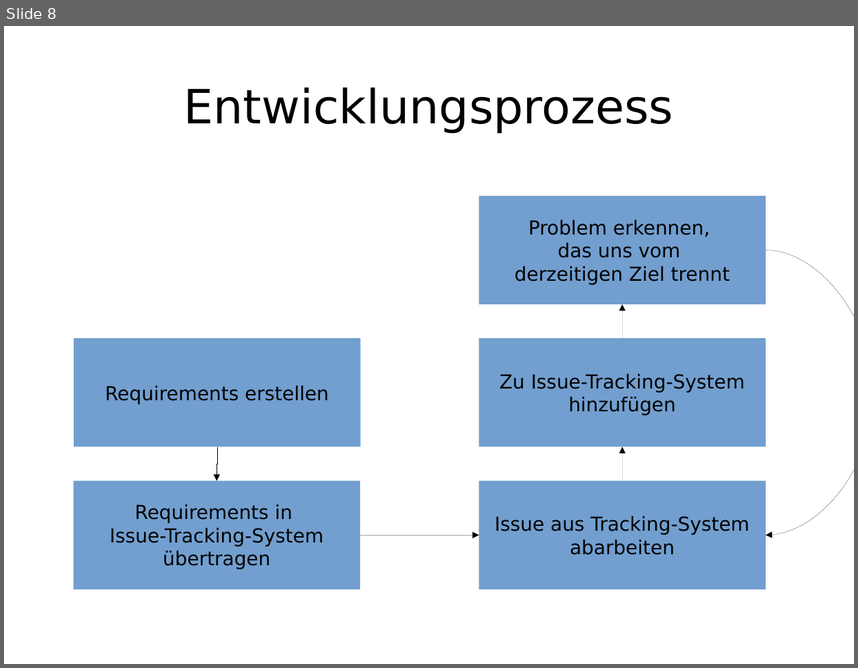
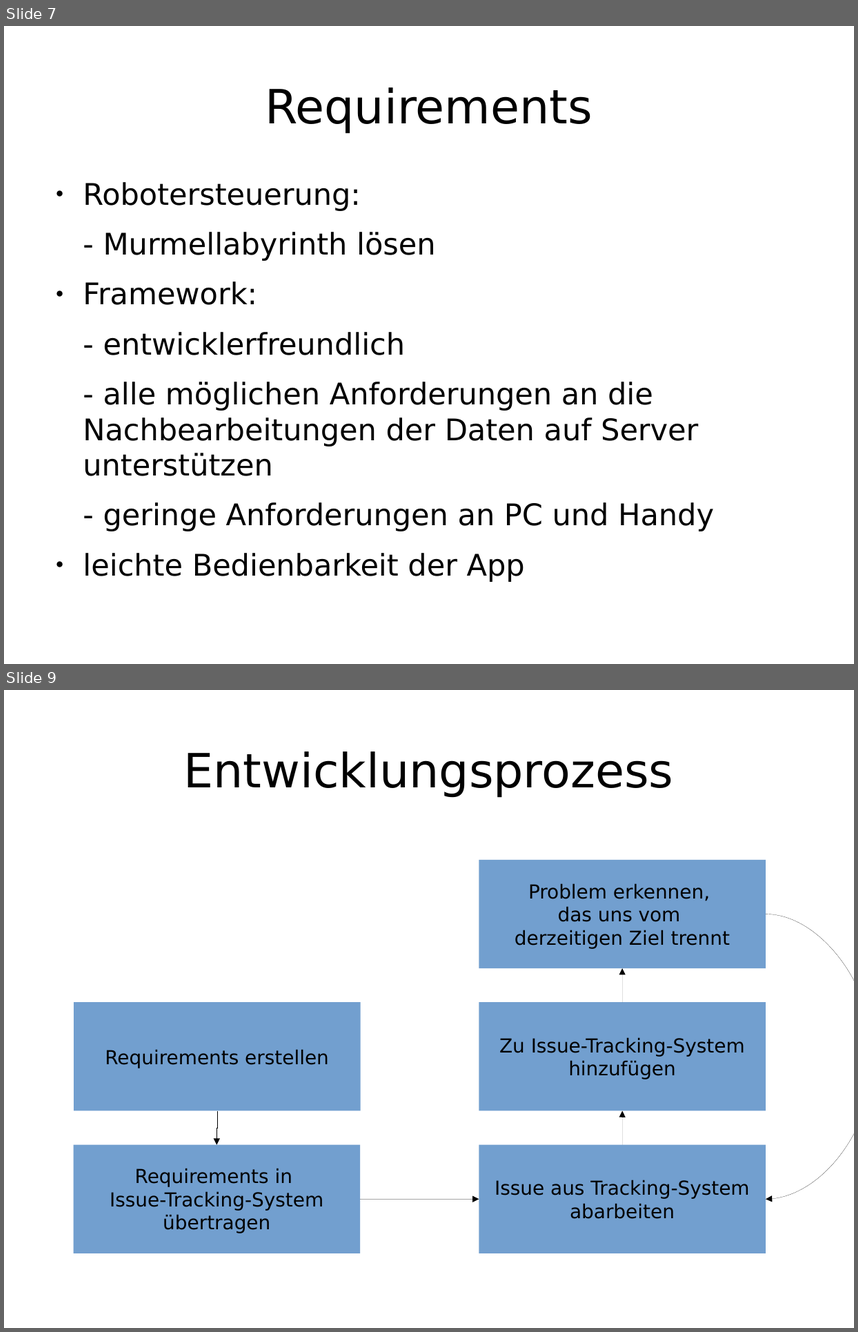
Before and after one commit to enra64/psychic-giggle, a slide deck: zwischenstand anfang dezember.odp. Shown one above the other, each under a label of ours: slide 8 before the commit, slides 7 and 9 after it; the slides between them are not shown. The pictures are 858x668 and 858x1332 pixels, drawn with LibreOffice and Linux fonts; fonts in the diff are those of the drawing. Boxes give left, top, right and bottom in pixels: in the first picture for what was removed or moved away, otherwise in the second. Text is boxed around its words. In the diff, an @@ line names an element or a change of style, - is before the commit and + after.

```diff
--- a/zwischenstand anfang dezember.odp
+++ b/zwischenstand anfang dezember.odp
@@ slide 7 added at (x1=4, y1=26, x2=854, y2=664), background #FFFFFF @@
@@ title added at (x1=265, y1=87, x2=593, y2=133), 44 pt, text #000000 @@
+Requirements
@@ text added at (x1=83, y1=182, x2=714, y2=581), 27.8 pt, text #000000 @@
+● Robotersteuerung:
+- Murmellabyrinth lösen
+● Framework:
+- entwicklerfreundlich
+- alle möglichen Anforderungen an die Nachbearbeitungen der Daten auf Server unterstützen
+- geringe Anforderungen an PC und Handy
+● leichte Bedienbarkeit der App
@@ what was slide 8 is now slide 9 @@
```
Also in this commit, not shown: 4 slides changed, 4 other slides added, 4 slides removed.
